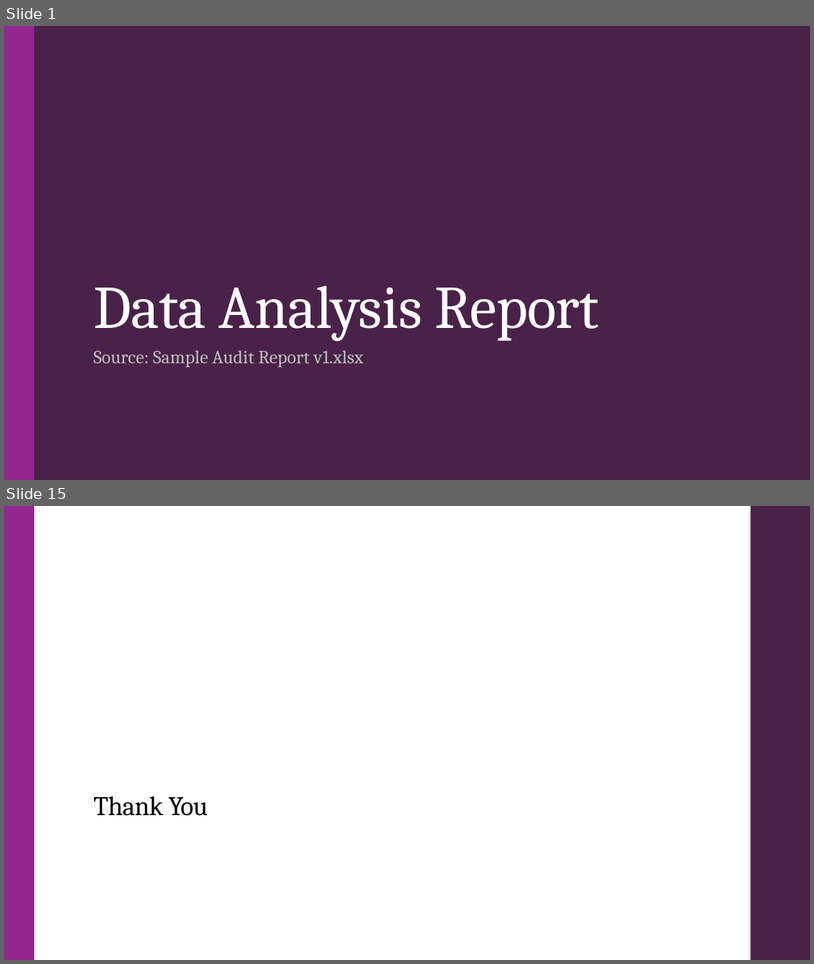
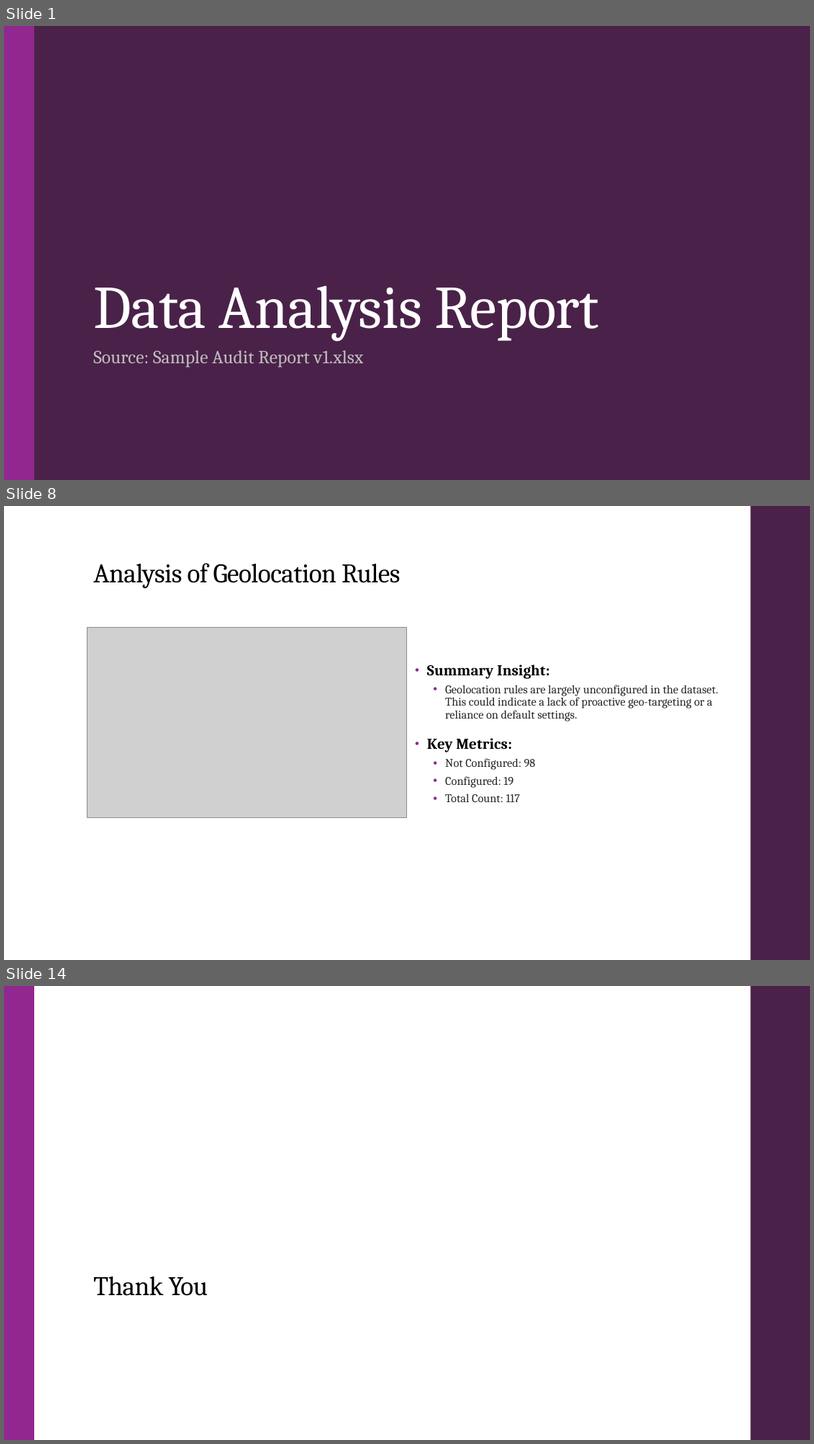
Before and after one commit to droy117/GT_Assignment_PPT_Ex, a slide deck: Debak/Data_Analysis_Report_Report.pptx. Shown one above the other, each under a label of ours: slides 1 and 15 before the commit, slides 1, 8 and 14 after it; the slides between them are not shown. The pictures are 814x964 and 814x1444 pixels, drawn with LibreOffice and Linux fonts; fonts in the diff are those of the drawing; grey boxes stand for pictures. Boxes give left, top, right and bottom in pixels: in the first picture for what was removed or moved away, otherwise in the second. Text is boxed around its words. In the diff, an @@ line names an element or a change of style, - is before the commit and + after.

Commit message:
update ppt and text placement

```diff
--- a/Debak/Data_Analysis_Report_Report.pptx
+++ b/Debak/Data_Analysis_Report_Report.pptx
@@ slide 8 added at (x1=4, y1=506, x2=810, y2=960), background #FFFFFF; not listed: 1 template element that a slide beside it also shows @@
@@ title added at (x1=93, y1=563, x2=400, y2=588), 32 pt, text #000000 @@
+Analysis of Geolocation Rules
@@ picture added at (x1=88, y1=627, x2=407, y2=818) @@
@@ text added at (x1=427, y1=664, x2=719, y2=802), 14 pt, text #262626 @@
+• Summary Insight:
+  • Geolocation rules are largely unconfigured in the dataset. This could indicate a lack of proactive geo-targeting or a reliance on default settings.
+• Key Metrics:
+  • Not Configured: 98
+  • Configured: 19
+  • Total Count: 117
@@ what was slide 15 is now slide 14 @@
```
Also in this commit, not shown: 1 slide changed, 10 other slides added, 12 slides removed, 7 other files.
